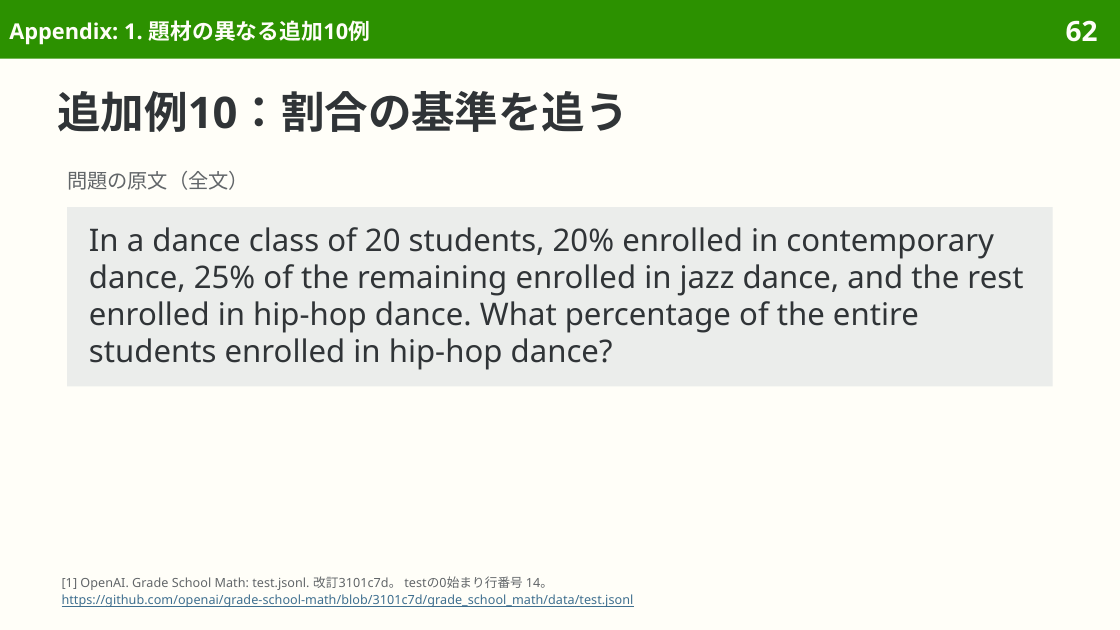
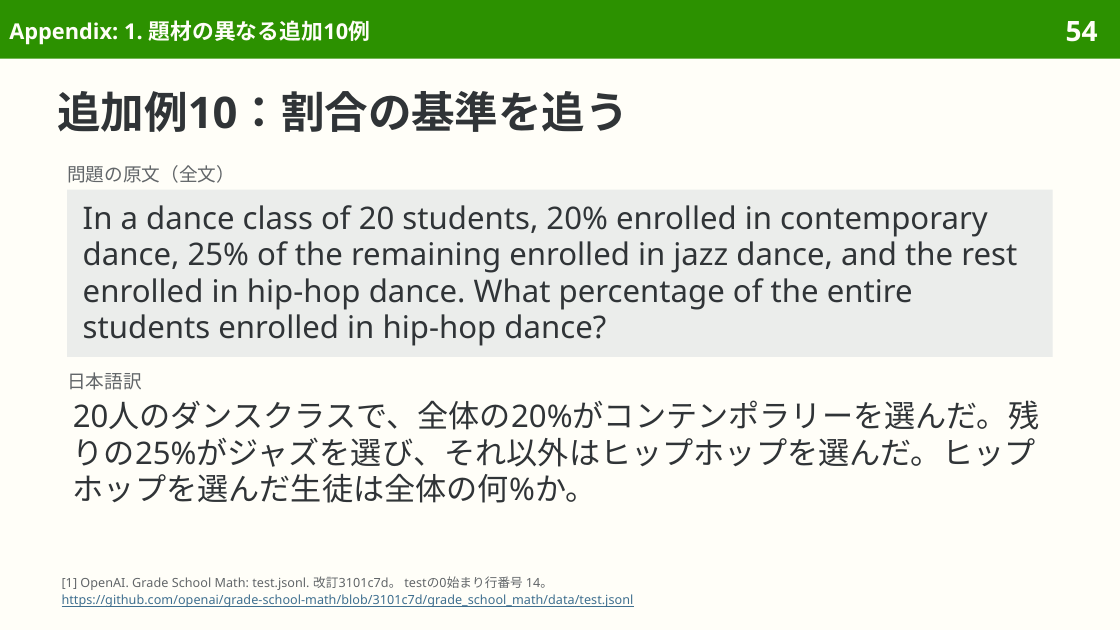
Before and after one commit to sasakiy84/datasets-in-10-minutes, a slide deck: slide 54 of slides/datasets-in-10-minutes-gsm8k.pptx (slide 62 before the commit). Drawn at 1120x630 pixels with LibreOffice and Linux fonts; fonts in the diff are those of the drawing. Boxes give left, top, right and bottom in pixels: in the first picture for what was removed or moved away, otherwise in the second. Text is boxed around its words. In the diff, an @@ line names an element or a change of style, - is before the commit and + after.

```diff
--- a/slides/datasets-in-10-minutes-gsm8k.pptx
+++ b/slides/datasets-in-10-minutes-gsm8k.pptx
@@ page number at box(1066, 21, 1098, 42): text changed @@
-62
+54
@@ text "問題の原文（全文）" at box(67, 165, 235, 183): size 13 to 12 pt @@
@@ rectangle "In a dance class of ...": place and size @@
-rectangle "In a dance class of ..." at box(67, 207, 1053, 386)
+rectangle "In a dance class of ..." at box(67, 189, 1053, 356)
@@ rectangle "In a dance class of ..." at box(67, 189, 1053, 356): line spacing 23.8pt to 23.4pt; vertical alignment middle to top @@
@@ text added at box(67, 372, 142, 390), 12 pt, text #626669 @@
+日本語訳
@@ text added at box(73, 400, 1039, 503), 20 pt, text #303437 @@
+20人のダンスクラスで、全体の20%がコンテンポラリーを選んだ。残りの25%がジャズを選び、それ以外はヒップホップを選んだ。ヒップホップを選んだ生徒は全体の何%か。
```
Also in this commit, not shown: 21 other slides changed, 9 slides removed, 4 other files.
